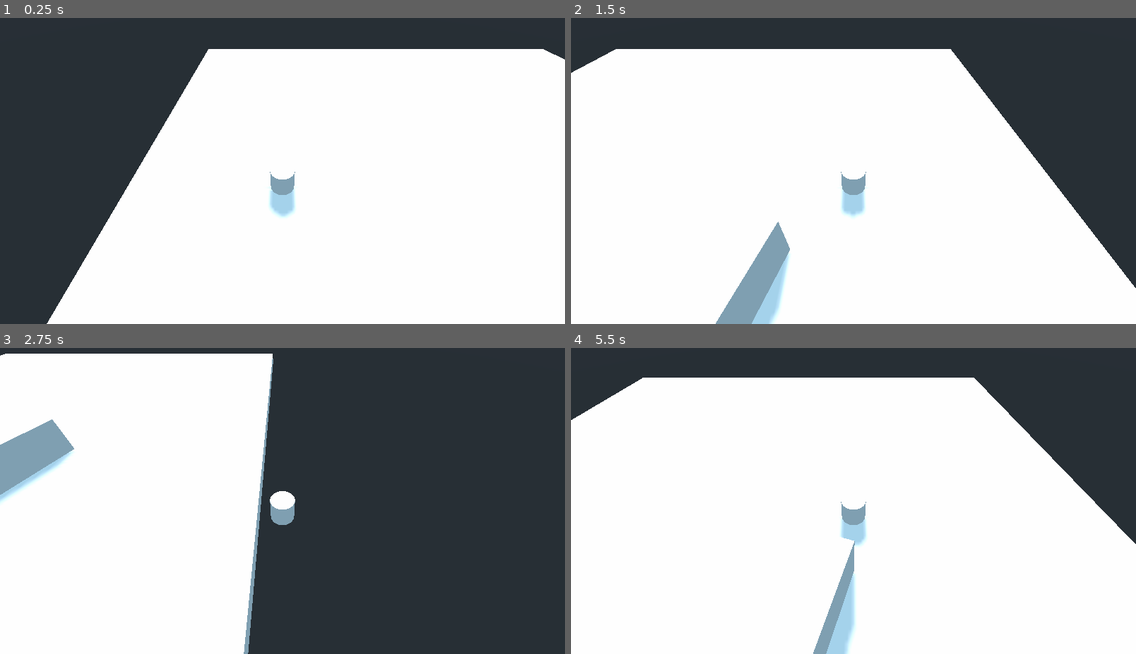
Above: before the commit, frames 1-4 (two rows, left to right).
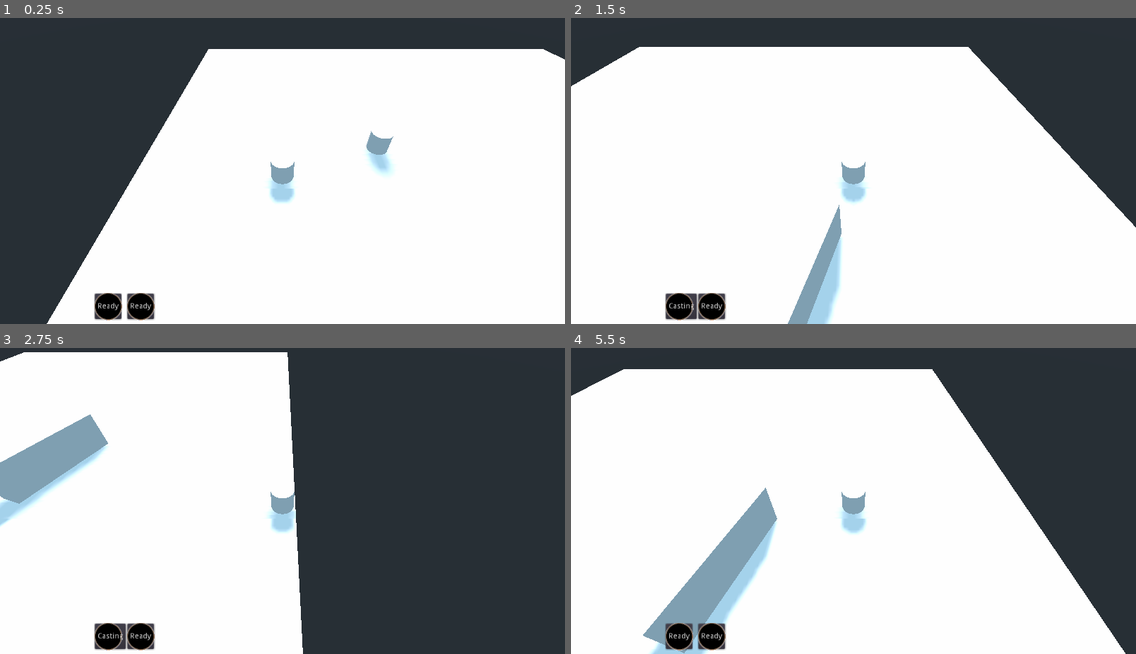
Above: after the commit, the same moments.

Repository: thormme/BattleArena
Game: Godot game, scene res://stages/main.tscn
The game is run twice, just before and just after one commit, with the same random seed, the same clock (stepped at 60 frames per second) and the same inputs.
Inputs (mouse positions are in pixels of both pictures, inside the frame that each line leads up to):
- Up to frame 1 (0.25 s): no input
- Up to frame 2 (1.5 s): tap Enter at 0.5 s; move the mouse to (977, 143) at 0.52 s; hold D (move_right) 0.53-1.28 s; click (977, 143) at 0.6 s; right-click (977, 143) at 0.8 s; move the mouse to (740, 174) at 1.27 s; hold S (move_down) from 1.28 s (still down); right-click (740, 174) at 1.35 s
- Up to frame 3 (2.75 s): tap Q (ability_3) at 1.55, 2.1 s; move the mouse to (339, 415) at 2.02 s; release S (move_down) at 2.03 s; hold D (move_right) from 2.03 s (still down); tap E (ability_4) at 2.3 s
- Up to frame 4 (5.5 s): move the mouse to (825, 556) at 2.77 s; release D (move_right) at 2.78 s; hold W (move_up) 2.78-3.53 s; tap E (ability_4) at 2.85 s; tap Space (ability_5) at 3.05, 3.6 s; move the mouse to (1023, 537) at 3.52 s; hold A (move_left) 3.53-5.03 s; tap R (energy_ability) at 3.8, 4.35 s; move the mouse to (684, 439) at 4.27 s; tap F (ultimate_ability) at 4.55, 5.1 s; move the mouse to (881, 488) at 5.02 s; hold S (move_down) from 5.03 s (still down); click (881, 488) at 5.3 s

The runs differ from the first frame. In frame 1, 1.9% of the frame differs, in the area x 16-70%, y 36-99%; in frame 2, 11%; in frame 3, 10%; in frame 4, 18%, in the area x 0-100%, y 6-100%.

Commit message:
Added ui and bullet

Diff:
--- /dev/null
+++ b/objects/Attack.gd
@@ -0,0 +1,32 @@
+extends Area
+class_name Attack
+
+var _direction: Vector3 = Vector3.ZERO
+export var speed: float = 1
+export var destroy_on_contact = true
+export var destroy_on_timeout = true
+
+func init(direction: Vector3, team_collision: int):
+	collision_mask |= team_collision
+	_direction = direction
+
+# Called every frame. 'delta' is the elapsed time since the previous frame.
+func _physics_process(delta):
+	self.translate(_direction.normalized() * speed)
+
+func _handle_character_hit(body):
+	print("hit")
+	pass
+
+func _on_Attack_body_entered(body):
+	if body.is_in_group(Character.CHARACTER_GROUP):
+		_handle_character_hit(body)
+	if destroy_on_contact:
+		_destroy()
+
+func _on_Timer_timeout():
+	if destroy_on_timeout:
+		_destroy()
+
+func _destroy():
+	call_deferred("free")
--- /dev/null
+++ b/objects/Attack.tscn
@@ -0,0 +1,29 @@
+[gd_scene load_steps=4 format=2]
+
+[ext_resource path="res://objects/Attack.gd" type="Script" id=1]
+
+[sub_resource type="CylinderShape" id=1]
+
+[sub_resource type="CylinderMesh" id=2]
+
+[node name="Attack" type="Area"]
+transform = Transform( 1, 0, 0, 0, 1, 0, 0, 0, 1, 0, 1, 0 )
+collision_layer = 0
+script = ExtResource( 1 )
+
+[node name="CollisionShape" type="CollisionShape" parent="."]
+shape = SubResource( 1 )
+
+[node name="Spatial" type="Spatial" parent="."]
+
+[node name="MeshInstance" type="MeshInstance" parent="Spatial"]
+mesh = SubResource( 2 )
+material/0 = null
+
+[node name="Timer" type="Timer" parent="."]
+process_mode = 0
+one_shot = true
+autostart = true
+
+[connection signal="body_entered" from="." to="." method="_on_Attack_body_entered"]
+[connection signal="timeout" from="Timer" to="." method="_on_Timer_timeout"]
--- /dev/null
+++ b/objects/Character.gd
@@ -0,0 +1,152 @@
+extends KinematicBody
+
+class_name Character
+
+enum AbilityIndex {
+	ABILITY_1 = 0,
+	ABILITY_2 = 1,
+	ABILITY_3 = 2,
+	ABILITY_4 = 3,
+	ABILITY_5 = 4,
+	ENERGY_ABILITY = 5,
+	ULTIMATE_ABILITY = 6
+}
+
+enum Team {
+	TEAM_1 = 2,
+	TEAM_2 = 4
+}
+
+const CHARACTER_GROUP = "Character"
+const TEAM_1_GROUP = "Team1"
+const TEAM_2_GROUP = "Team2"
+
+var _team = Team.TEAM_1
+export var max_health: int = 100
+var health: int = max_health
+export var speed = 14
+export (Array, NodePath) var ability_paths := []
+export var camera_path: NodePath
+var velocity = Vector3.ZERO
+var abilities: Array = []
+var status_effects: Array = []
+onready var camera: Camera = get_node(camera_path)
+
+var last_cast_ability = AbilityIndex.ABILITY_1
+
+var ability_input_name = [
+	"ability_1",
+	"ability_2",
+	"ability_3",
+	"ability_4",
+	"ability_5",
+	"energy_ability",
+	"ultimate_ability"
+	]
+
+func _get_mouse_pos():
+	var mouse = get_viewport().get_mouse_position()
+
+	#var camera = get_tree().get_root().find_node("Camera", true, false)
+	var from = camera.project_ray_origin(mouse)
+	var to = camera.project_ray_normal(mouse)
+
+	# Intersect mouse ray with plane at origin
+	var cursorPos = Plane(Vector3.UP, 0).intersects_ray(from, to)
+	return cursorPos
+
+func init(team):
+	_team = team
+
+func _ready():
+	if _team == Team.TEAM_1:
+		add_to_group(TEAM_1_GROUP)
+	if _team == Team.TEAM_2:
+		add_to_group(TEAM_2_GROUP)
+
+	for ability_path in ability_paths:
+		var ability = get_node(ability_path) as Ability
+		abilities.append(ability)
+		ability.connect("add_status", self, "add_status")
+		ability.connect("remove_status", self, "remove_status")
+		ability.connect("apply_damage", self, "apply_damage")
+		ability.connect("apply_heal", self, "apply_heal")
+
+func _get_ability(index):
+	var ability: Ability = abilities[index as int]
+	return ability
+
+func _get_move_attempt():
+	return Vector3.ZERO
+
+func _get_cast_attempt():
+	return []
+
+func _get_cast_position():
+	return self.transform.origin
+
+func _physics_process(delta):
+
+	var direction = _get_move_attempt()
+
+	velocity = Vector3.ZERO
+	velocity.x = direction.x * speed
+	velocity.z = direction.z * speed
+
+	var statuses = status_effects.duplicate()
+	for status in statuses:
+		velocity = status.handle_move(velocity)
+
+	move_and_slide(velocity, Vector3.UP)
+
+	var cast_pos = _get_cast_position()
+
+	var last_ability: Ability = _get_ability(last_cast_ability)
+	var current_priority = last_ability.get_priority()
+
+	var requested_abilities = _get_cast_attempt()
+	for ability_index in requested_abilities:
+		var ability: Ability = _get_ability(ability_index)
+		if ability.attempt_cast(current_priority):
+			if last_cast_ability as int != ability_index as int:
+				last_ability.cancel_cast()
+			last_cast_ability = ability_index
+
+	for ability_index in AbilityIndex:
+		var ability: Ability = _get_ability(ability_index)
+		ability.update(delta, cast_pos)
+
+	for status in statuses:
+		velocity = status.handle_update(delta)
+
+func add_status(status: StatusEffect):
+	status_effects.append(status)
+	status_effects.sort_custom(StatusSorter, "sort_status_priority")
+	status.handle_added()
+
+func remove_status(status: StatusEffect):
+	status_effects.remove(status_effects.find(status))
+	status.handle_removed()
+
+func apply_damage(damage: int):
+	var statuses = status_effects.duplicate()
+	for status in statuses:
+		damage = status.handle_damage(damage)
+	health -= damage
+	if health <= 0:
+		self.kill()
+
+func apply_heal(heal_amount: int):
+	var statuses = status_effects.duplicate()
+	for status in statuses:
+		heal_amount = status.handle_heal(heal_amount)
+	health += heal_amount
+
+func kill():
+	pass
+
+class StatusSorter:
+	static func sort_status_priority(a: StatusEffect, b: StatusEffect):
+		if a._priority < b._priority:
+			return true
+		return false
--- /dev/null
+++ b/objects/Character.tscn
@@ -0,0 +1,24 @@
+[gd_scene load_steps=4 format=2]
+
+[ext_resource path="res://objects/Character.gd" type="Script" id=1]
+
+[sub_resource type="CylinderMesh" id=1]
+
+[sub_resource type="CylinderShape" id=2]
+
+[node name="Character" type="KinematicBody" groups=["Character"]]
+transform = Transform( 1, 0, 0, 0, 1, 0, 0, 0, 1, 0, 1, 0 )
+collision_layer = 0
+collision_mask = 7
+axis_lock_motion_y = true
+move_lock_y = true
+script = ExtResource( 1 )
+
+[node name="Spatial" type="Spatial" parent="."]
+
+[node name="MeshInstance" type="MeshInstance" parent="Spatial"]
+mesh = SubResource( 1 )
+material/0 = null
+
+[node name="CollisionShape" type="CollisionShape" parent="."]
+shape = SubResource( 2 )
--- a/objects/Player.gd
+++ b/objects/Player.gd
@@ -1,60 +1,7 @@
-extends KinematicBody
-
+extends Character
 class_name Player
 
-enum AbilityIndex {
-	ABILITY_1 = 0,
-	ABILITY_2 = 1,
-	ABILITY_3 = 2,
-	ABILITY_4 = 3,
-	ABILITY_5 = 4,
-	ENERGY_ABILITY = 5,
-	ULTIMATE_ABILITY = 6
-}
-
-export var max_health: int = 100
-var health: int = max_health
-export var speed = 14
-export (Array, NodePath) var ability_paths := []
-export var camera_path: NodePath
-var velocity = Vector3.ZERO
-var abilities: Array = []
-var status_effects: Array = []
-onready var camera: Camera = get_node(camera_path)
-
-var last_cast_ability = AbilityIndex.ABILITY_1
-
-var ability_input_name = [
-	"ability_1",
-	"ability_2",
-	"ability_3",
-	"ability_4",
-	"ability_5",
-	"energy_ability",
-	"ultimate_ability"
-	]
-
-func _get_mouse_pos():
-	var mouse = get_viewport().get_mouse_position()
-
-	#var camera = get_tree().get_root().find_node("Camera", true, false)
-	var from = camera.project_ray_origin(mouse)
-	var to = camera.project_ray_normal(mouse)
-
-	# Intersect mouse ray with plane at origin
-	var cursorPos = Plane(Vector3.UP, 0).intersects_ray(from, to)
-	return cursorPos
-
-func _ready():
-	for ability in ability_paths:
-		abilities.append(get_node(ability) as Ability)
-
-func _get_ability(index):
-	var ability: Ability = abilities[index as int]
-	return ability
-
-func _physics_process(delta):
-
+func _get_move_attempt():
 	var direction = Vector3.ZERO
 
 	if Input.is_action_pressed("move_right"):
@@ -75,63 +22,15 @@
 	forward = forward.normalized()
 
 	direction = direction.rotated(Vector3.UP, forward.angle_to(Vector3.FORWARD) + PI)
+	return direction
 
-	velocity = Vector3.ZERO
-	velocity.x = direction.x * speed
-	velocity.z = direction.z * speed
+func _get_cast_attempt():
+	var ability_indicies = []
+	for ability_index in AbilityIndex:
+		if Input.is_action_pressed(ability_input_name[ability_index as int]):
+			ability_indicies.append(ability_index)
 
-	var statuses = status_effects.duplicate()
-	for status in statuses:
-		velocity = status.handle_move(velocity)
+	return ability_indicies
 
-	move_and_slide(velocity, Vector3.UP)
-
-	var mouse_pos = _get_mouse_pos()
-
-	var last_ability: Ability = _get_ability(last_cast_ability)
-	var current_priority = last_ability.get_priority()
-
-	for ability_index in AbilityIndex:
-		var ability: Ability = _get_ability(ability_index)
-		if Input.is_action_pressed(ability_input_name[ability_index as int]):
-			if ability.attempt_cast(current_priority):
-				if last_cast_ability as int != ability_index as int:
-					last_ability.cancel_cast()
-				last_cast_ability = ability_index
-
-		ability.update(delta, mouse_pos)
-
-	for status in statuses:
-		velocity = status.handle_update(delta)
-
-func add_status(status: StatusEffect):
-	status_effects.append(status)
-	status_effects.sort_custom(StatusSorter, "sort_status_priority")
-	status.handle_added()
-
-func remove_status(status: StatusEffect):
-	status_effects.remove(status_effects.find(status))
-	status.handle_removed()
-
-func apply_damage(damage: int):
-	var statuses = status_effects.duplicate()
-	for status in statuses:
-		damage = status.handle_damage(damage)
-	health -= damage
-	if health <= 0:
-		self.kill()
-
-func apply_heal(heal_amount: int):
-	var statuses = status_effects.duplicate()
-	for status in statuses:
-		heal_amount = status.handle_heal(heal_amount)
-	health += heal_amount
-
-func kill():
-	pass
-
-class StatusSorter:
-	static func sort_status_priority(a: StatusEffect, b: StatusEffect):
-		if a._priority < b._priority:
-			return true
-		return false
+func _get_cast_position():
+	return self._get_mouse_pos()
--- a/objects/Player.tscn
+++ b/objects/Player.tscn
@@ -1,22 +1,7 @@
-[gd_scene load_steps=4 format=2]
+[gd_scene load_steps=3 format=2]
 
 [ext_resource path="res://objects/Player.gd" type="Script" id=1]
+[ext_resource path="res://objects/Character.tscn" type="PackedScene" id=2]
 
-[sub_resource type="CylinderMesh" id=1]
-
-[sub_resource type="CylinderShape" id=2]
-
-[node name="KinematicBody" type="KinematicBody"]
-transform = Transform( 1, 0, 0, 0, 1, 0, 0, 0, 1, 0, 1, 0 )
-axis_lock_motion_y = true
-move_lock_y = true
+[node name="Player" instance=ExtResource( 2 )]
 script = ExtResource( 1 )
-
-[node name="Spatial" type="Spatial" parent="."]
-
-[node name="MeshInstance" type="MeshInstance" parent="Spatial"]
-mesh = SubResource( 1 )
-material/0 = null
-
-[node name="CollisionShape" type="CollisionShape" parent="."]
-shape = SubResource( 2 )
--- a/project.godot
+++ b/project.godot
@@ -14,15 +14,30 @@
 "language": "GDScript",
 "path": "res://scripts/Ability.gd"
 }, {
+"base": "Area",
+"class": "Attack",
+"language": "GDScript",
+"path": "res://objects/Attack.gd"
+}, {
+"base": "KinematicBody",
+"class": "Character",
+"language": "GDScript",
+"path": "res://objects/Character.gd"
+}, {
 "base": "StatusEffect",
 "class": "HasteStatus",
 "language": "GDScript",
 "path": "res://scripts/status_effects/HasteStatus.gd"
 }, {
-"base": "KinematicBody",
+"base": "Character",
 "class": "Player",
 "language": "GDScript",
 "path": "res://objects/Player.gd"
+}, {
+"base": "Ability",
+"class": "ShootAbility",
+"language": "GDScript",
+"path": "res://scripts/abilities/Shoot.gd"
 }, {
 "base": "Reference",
 "class": "StatusEffect",
@@ -36,8 +51,11 @@
 } ]
 _global_script_class_icons={
 "Ability": "",
+"Attack": "",
+"Character": "",
 "HasteStatus": "",
 "Player": "",
+"ShootAbility": "",
 "StatusEffect": "",
 "TeleportAbility": ""
 }
@@ -106,6 +124,12 @@
  ]
 }
 
+[layer_names]
+
+3d_physics/layer_1="World"
+3d_physics/layer_2="Team1"
+3d_physics/layer_3="Team2"
+
 [physics]
 
 common/enable_pause_aware_picking=true
--- a/scripts/Ability.gd
+++ b/scripts/Ability.gd
@@ -6,6 +6,17 @@
 	CHARGING,
 	ACTIVE
 }
+
+signal add_status(status)
+signal remove_status(status)
+signal apply_damage(damage)
+signal apply_heal(heal_amount)
+
+signal inactivated(previous_state)
+signal charging(previous_state)
+signal activated(previous_state)
+signal started_cooldown(duration)
+signal finished_cooldown()
 
 export var cooldown_default = 0.5
 var cooldown_timer = 0
@@ -41,12 +52,15 @@
 	cast_timer = 0
 	if _active == AbilityState.ACTIVE:
 		cooldown_timer = cooldown_default
+		emit_signal("started_cooldown", cooldown_timer)
+	emit_signal("inactivated", _active)
 
 func _handle_charge(_active):
 	cast_timer = cast_delay
+	emit_signal("charging", _active)
 
 func _handle_activate(_active):
-	pass
+	emit_signal("activated", _active)
 
 func _set_active(_active):
 	if _active == AbilityState.INACTIVE && active != AbilityState.INACTIVE:
@@ -67,6 +81,8 @@
 
 func _update_inactive(delta, cast_pos):
 	cooldown_timer -= delta
+	if cooldown_timer <= 0 && cooldown_timer + delta >= 0:
+		emit_signal("finished_cooldown")
 
 func _update_charging(delta, cast_pos):
 	cast_timer -= delta
--- a/scripts/StatusEffect.gd
+++ b/scripts/StatusEffect.gd
@@ -5,6 +5,10 @@
 	BUFF,
 	DEBUFF
 }
+
+signal status_removed()
+signal status_added()
+signal status_expired()
 
 var _target
 var _duration: float
@@ -18,10 +22,10 @@
 	_type = type
 
 func handle_added():
-	pass
+	emit_signal("status_added")
 
 func handle_removed():
-	pass
+	emit_signal("status_added")
 
 func handle_damage(damage: int):
 	return damage
@@ -32,4 +36,5 @@
 func handle_update(delta: float):
 	_duration -= delta
 	if _duration <= 0:
+		emit_signal("status_expired")
 		_target.remove_status(self)
--- /dev/null
+++ b/scripts/abilities/Shoot.gd
@@ -0,0 +1,16 @@
+extends Ability
+class_name ShootAbility
+
+const AttackAbilityScene = preload("res://objects/Attack.tscn")
+
+func _update_active(delta, cast_pos):
+	._update_active(delta, cast_pos)
+
+	var attack_instance = AttackAbilityScene.instance()
+	var dir = cast_pos - get_parent().transform.origin
+	attack_instance.init(dir, get_parent()._team ^ (Character.Team.TEAM_1 | Character.Team.TEAM_2))
+	#attack_instance.transform.origin = get_parent().transform.origin
+	attack_instance.transform = attack_instance.transform.translated(get_parent().transform.origin)
+	#attack_instance.transform = attack_instance.transform.translated(Vector3.UP)
+	get_tree().get_root().add_child(attack_instance)
+	_set_active(AbilityState.INACTIVE)
--- a/scripts/abilities/Teleport.gd
+++ b/scripts/abilities/Teleport.gd
@@ -1,11 +1,25 @@
 extends Ability
 class_name TeleportAbility
 
+var teleport = 1
+
 func _update_active(delta, cast_pos):
-	self.get_parent().transform.origin.x = cast_pos.x
-	self.get_parent().transform.origin.z = cast_pos.z
-	_set_active(AbilityState.INACTIVE)
+	._update_active(delta, cast_pos)
+	if teleport == 0:
+		self.get_parent().transform.origin.x = cast_pos.x
+		self.get_parent().transform.origin.z = cast_pos.z
+		_set_active(AbilityState.INACTIVE)
+	if teleport == 1:
+		self.get_parent().transform.origin.x = cast_pos.x
+		self.get_parent().transform.origin.z = cast_pos.z
+		teleport = 2
 
 func _handle_activate(_active):
+	._handle_activate(_active)
+	teleport = 1
 	var haste: HasteStatus = HasteStatus.new(self.get_parent(), 3)
-	self.get_parent().add_status(haste)
+	haste.connect("status_expired", self, "_handle_haste_expired")
+	emit_signal("add_status", haste)
+
+func _handle_haste_expired():
+	teleport = 0
--- a/stages/main.tscn
+++ b/stages/main.tscn
@@ -1,8 +1,11 @@
-[gd_scene load_steps=8 format=2]
+[gd_scene load_steps=11 format=2]
 
 [ext_resource path="res://objects/Player.tscn" type="PackedScene" id=1]
 [ext_resource path="res://scripts/Ability.gd" type="Script" id=2]
 [ext_resource path="res://scripts/abilities/Teleport.gd" type="Script" id=3]
+[ext_resource path="res://ui/Interface.tscn" type="PackedScene" id=4]
+[ext_resource path="res://objects/Attack.tscn" type="PackedScene" id=5]
+[ext_resource path="res://scripts/abilities/Shoot.gd" type="Script" id=6]
 
 [sub_resource type="BoxShape" id=1]
 extents = Vector3( 30, 1, 30 )
@@ -17,6 +20,8 @@
 size = Vector3( 10, 4, 2 )
 
 [node name="Main" type="Node"]
+
+[node name="Interface" parent="." instance=ExtResource( 4 )]
 
 [node name="Ground" type="StaticBody" parent="."]
 transform = Transform( 1, 0, 0, 0, 1, 0, 0, 0, 1, 0, -1, 0 )
@@ -42,16 +47,25 @@
 mesh = SubResource( 4 )
 material/0 = null
 
-[node name="KinematicBody" parent="." instance=ExtResource( 1 )]
-transform = Transform( 1, 0, 0, 0, 1, 0, 0, 0, 1, -16.735, 1, 1.17 )
-ability_paths = [ NodePath("Node"), NodePath("Node2"), NodePath("Node2"), NodePath("Node2"), NodePath("Node2"), NodePath("Node2"), NodePath("Node2") ]
+[node name="Player" parent="." instance=ExtResource( 1 )]
+transform = Transform( 1, 0, 0, 0, 1, 0, 0, 0, 1, -16.735, 1, 0 )
+ability_paths = [ NodePath("Ability1"), NodePath("Ability2"), NodePath("Node2"), NodePath("Node2"), NodePath("Node2"), NodePath("Node2"), NodePath("Node2") ]
 camera_path = NodePath("Camera")
 
-[node name="Camera" type="Camera" parent="KinematicBody"]
-transform = Transform( 1, 0, 0, 0, 0.707107, 0.707107, 0, -0.707107, 0.707107, 0, 14.96, 12.714 )
+[node name="Camera" type="Camera" parent="Player"]
+transform = Transform( 1, 0, 0, 0, 0.707107, 0.707107, 0, -0.707107, 0.707107, 0, 14.96, 13.884 )
 
-[node name="Node2" type="Node" parent="KinematicBody"]
+[node name="Node2" type="Node" parent="Player"]
 script = ExtResource( 2 )
 
-[node name="Node" type="Node" parent="KinematicBody"]
+[node name="Ability1" type="Node" parent="Player"]
 script = ExtResource( 3 )
+cooldown_default = 2.0
+cast_delay = 1.0
+
+[node name="Ability2" type="Node" parent="Player"]
+script = ExtResource( 6 )
+
+[node name="Attack" parent="." instance=ExtResource( 5 )]
+transform = Transform( 1, 0, 0, 0, 1, 0, 0, 0, 1, -7.41131, 1.1995, -3.44241 )
+collision_mask = 3
--- /dev/null
+++ b/ui/AbilityNodeUI.gd
@@ -0,0 +1,30 @@
+extends PanelContainer
+
+
+var cooldown = false
+export var ability_node_name = "Ability1"
+
+onready var label = get_node("Label")
+
+onready var ability = get_tree().get_current_scene().get_node("Player").get_node(ability_node_name)
+
+# Called when the node enters the scene tree for the first time.
+func _ready():
+	ability.connect("charging", self, "_handle_Ability1_charging")
+	ability.connect("finished_cooldown", self, "_handle_Ability1_finished_cooldown")
+	ability.connect("started_cooldown", self, "_handle_Ability1_started_cooldown")
+
+
+func _handle_Ability1_charging(_prev_state):
+	label.text = "Casting"
+
+func _handle_Ability1_started_cooldown(duration):
+	cooldown = true
+
+func _handle_Ability1_finished_cooldown():
+	label.text = "Ready"
+	cooldown = false
+
+func _physics_process(delta):
+	if cooldown == true:
+		label.text = str(ability.cooldown_timer).pad_decimals(1)
--- /dev/null
+++ b/ui/AbilityNodeUI.tscn
@@ -0,0 +1,26 @@
+[gd_scene load_steps=3 format=2]
+
+[ext_resource path="res://ui/images/ability_frame.png" type="Texture" id=1]
+[ext_resource path="res://ui/AbilityNodeUI.gd" type="Script" id=2]
+
+[node name="Container" type="PanelContainer"]
+margin_right = 50.0
+margin_bottom = 50.0
+script = ExtResource( 2 )
+__meta__ = {
+"_edit_use_anchors_": false
+}
+
+[node name="AbilityFrame" type="Sprite" parent="."]
+position = Vector2( 26, 25 )
+scale = Vector2( 0.195313, 0.195313 )
+texture = ExtResource( 1 )
+
+[node name="Label" type="Label" parent="."]
+margin_left = 7.0
+margin_top = 18.0
+margin_right = 45.0
+margin_bottom = 32.0
+text = "Ready"
+align = 1
+valign = 1
--- /dev/null
+++ b/ui/Interface.tscn
@@ -0,0 +1,23 @@
+[gd_scene load_steps=2 format=2]
+
+[ext_resource path="res://ui/AbilityNodeUI.tscn" type="PackedScene" id=1]
+
+[node name="Interface" type="Control"]
+anchor_right = 1.0
+anchor_bottom = 1.0
+__meta__ = {
+"_edit_use_anchors_": false
+}
+
+[node name="Container" parent="." instance=ExtResource( 1 )]
+margin_left = 170.0
+margin_top = 543.0
+margin_right = 220.0
+margin_bottom = 593.0
+
+[node name="Container2" parent="." instance=ExtResource( 1 )]
+margin_left = 229.0
+margin_top = 543.0
+margin_right = 281.0
+margin_bottom = 593.0
+ability_node_name = "Ability2"
Binary file added: ui/images/ability_frame.png
Not shown, added: ui/images/ability_frame.png.import
